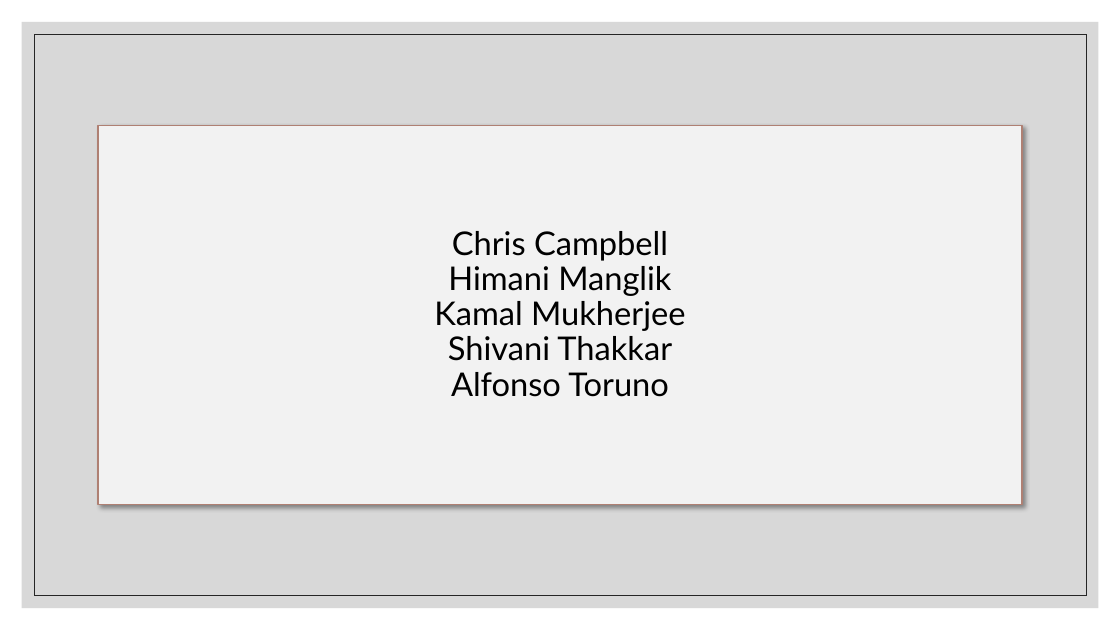
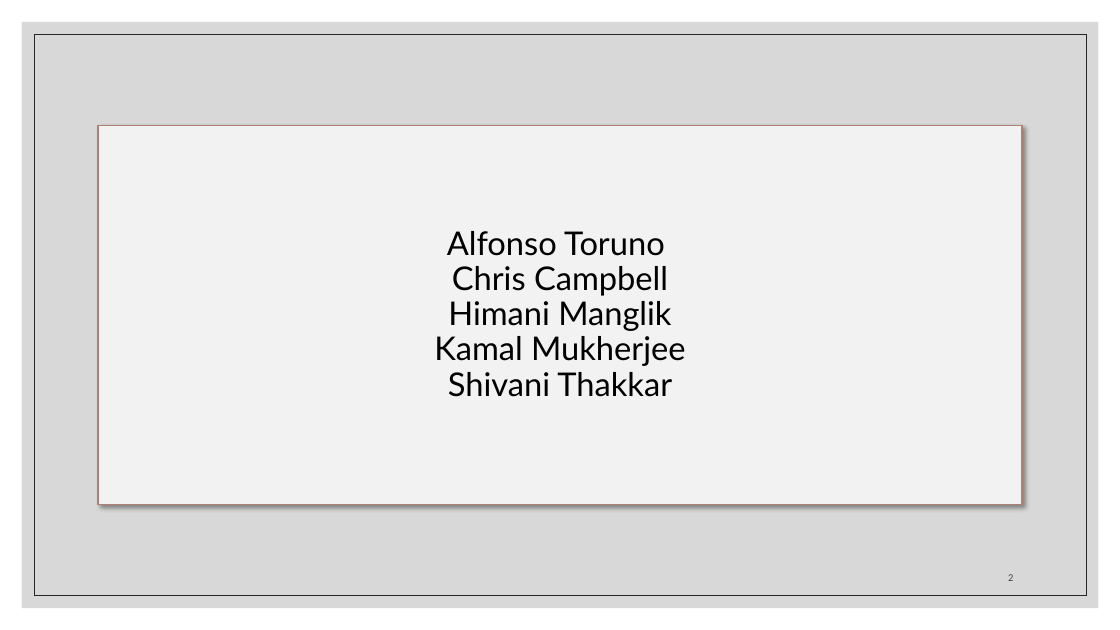
Before and after one commit to kamalnyc17/Womens-Clothing_Review, a slide deck: slide 2 of Womens_Clothing_Review.pptx. Drawn at 1120x630 pixels with LibreOffice and Linux fonts; fonts in the diff are those of the drawing; background and template pictures are left out. Boxes give left, top, right and bottom in pixels: in the first picture for what was removed or moved away, otherwise in the second. Text is boxed around its words. In the diff, an @@ line names an element or a change of style, - is before the commit and + after.

Commit message:
updated presentation

```diff
--- a/Womens_Clothing_Review.pptx
+++ b/Womens_Clothing_Review.pptx
@@ title at (434,231,685,397): text changed @@
-Chris Campbell
-Himani Manglik
-Kamal Mukherjee
-Shivani Thakkar
-Alfonso Toruno
+Alfonso Toruno
+Chris Campbell
+Himani Manglik
+Kamal Mukherjee
+Shivani Thakkar
@@ page number added at (1008,574,1013,581), 8 pt, text #404040 @@
+2
```
Also in this commit, not shown: 25 other slides changed, 1 other file.
